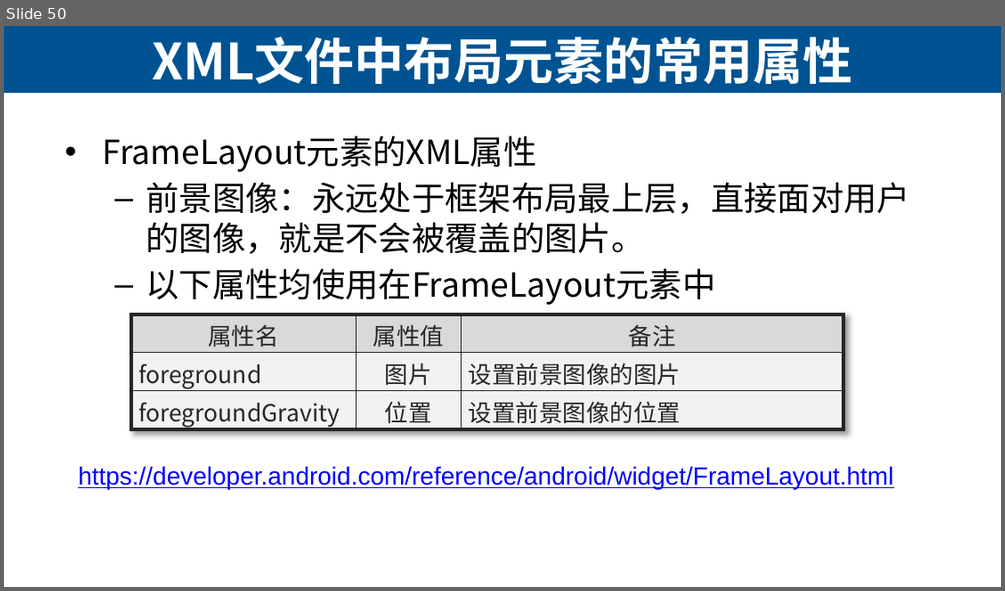
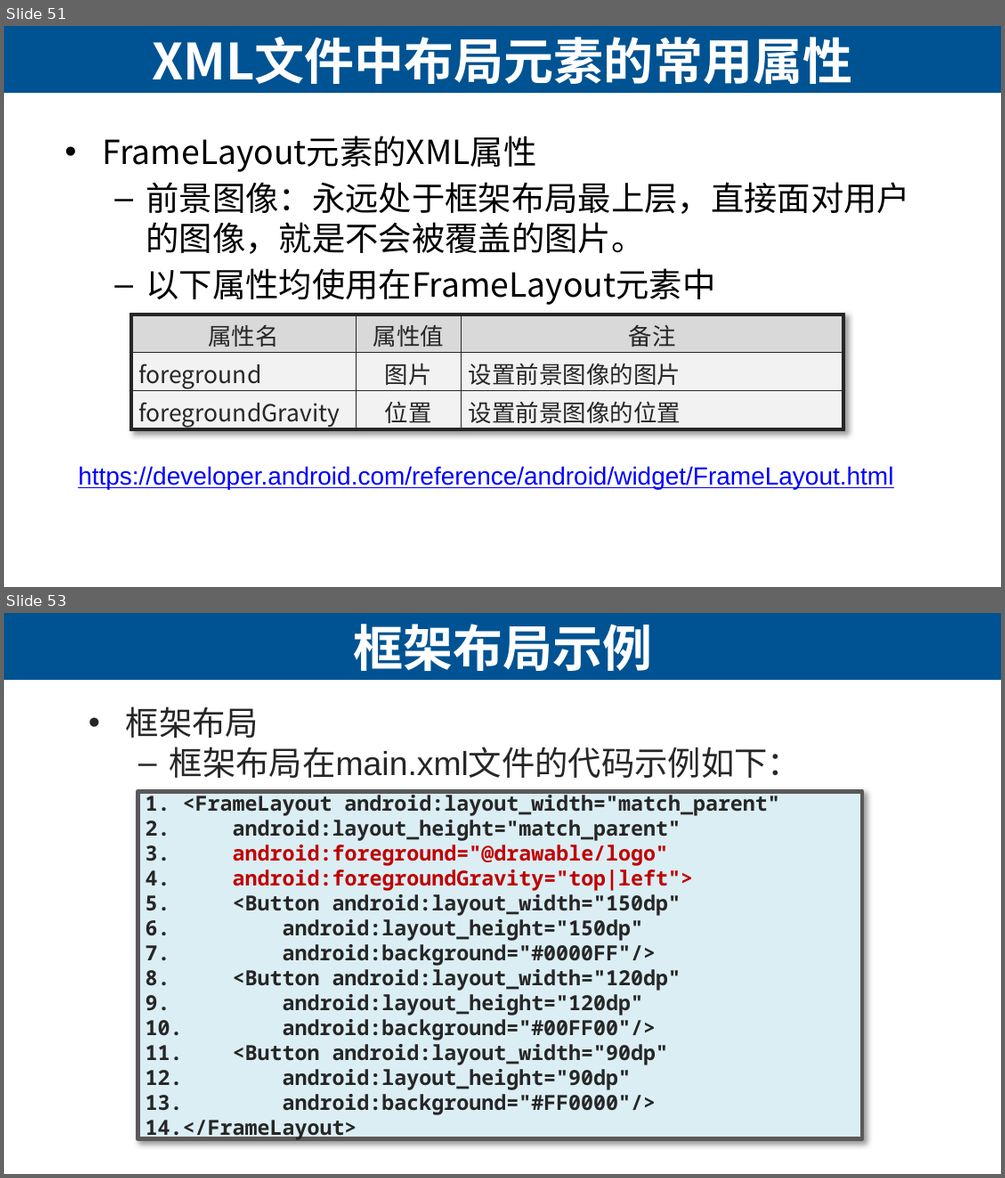
Before and after one commit to lihuanzhen2016/app-test-2019, a slide deck: ppt/05 Android App的开发-用户界面基础.pptx. Shown one above the other, each under a label of ours: slide 50 before the commit, slides 51 and 53 after it; the slides between them are not shown. The pictures are 1005x591 and 1005x1178 pixels, drawn with LibreOffice and Linux fonts; fonts in the diff are those of the drawing. Boxes give left, top, right and bottom in pixels: in the first picture for what was removed or moved away, otherwise in the second. Text is boxed around its words. In the diff, an @@ line names an element or a change of style, - is before the commit and + after.

```diff
--- a/ppt/05 Android App的开发-用户界面基础.pptx
+++ b/ppt/05 Android App的开发-用户界面基础.pptx
@@ slide 53 added at [4,613,1001,1174], background #FFFFFF; not listed: 1 template element that a slide beside it also shows @@
@@ title added at [353,624,652,671], 36 pt, text #FFFFFF, bold @@
+框架布局示例
@@ text added at [126,706,801,778], 24 pt, text #262626 @@
+• 框架布局
+  – 框架布局在main.xml文件的代码示例如下：
@@ rectangle added at [138,791,861,1138], fill #DBEEF4, outline #595959 3 pt, 15 pt, text #262626, bold @@
+1. <FrameLayout android:layout_width="match_parent"
+2. android:layout_height="match_parent"
+3. android:foreground="@drawable/logo"
+4. android:foregroundGravity="top|left">
+5. <Button android:layout_width="150dp"
+6. android:layout_height="150dp"
+7. android:background="#0000FF"/>
+8. <Button android:layout_width="120dp"
+9. android:layout_height="120dp"
+10. android:background="#00FF00"/>
+11. <Button android:layout_width="90dp"
+12. android:layout_height="90dp"
+13. android:background="#FF0000"/>
+14. </FrameLayout>
@@ what was slide 50 is now slide 51 @@
```
Also in this commit, not shown: 7 slides changed, 2 other slides added, 4 other files.
